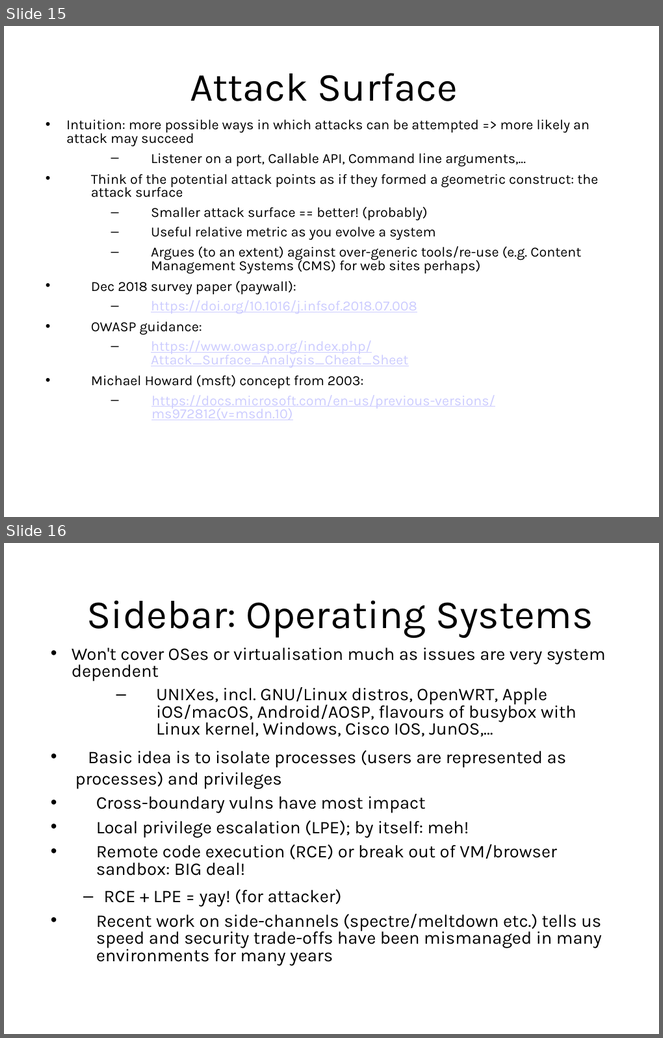
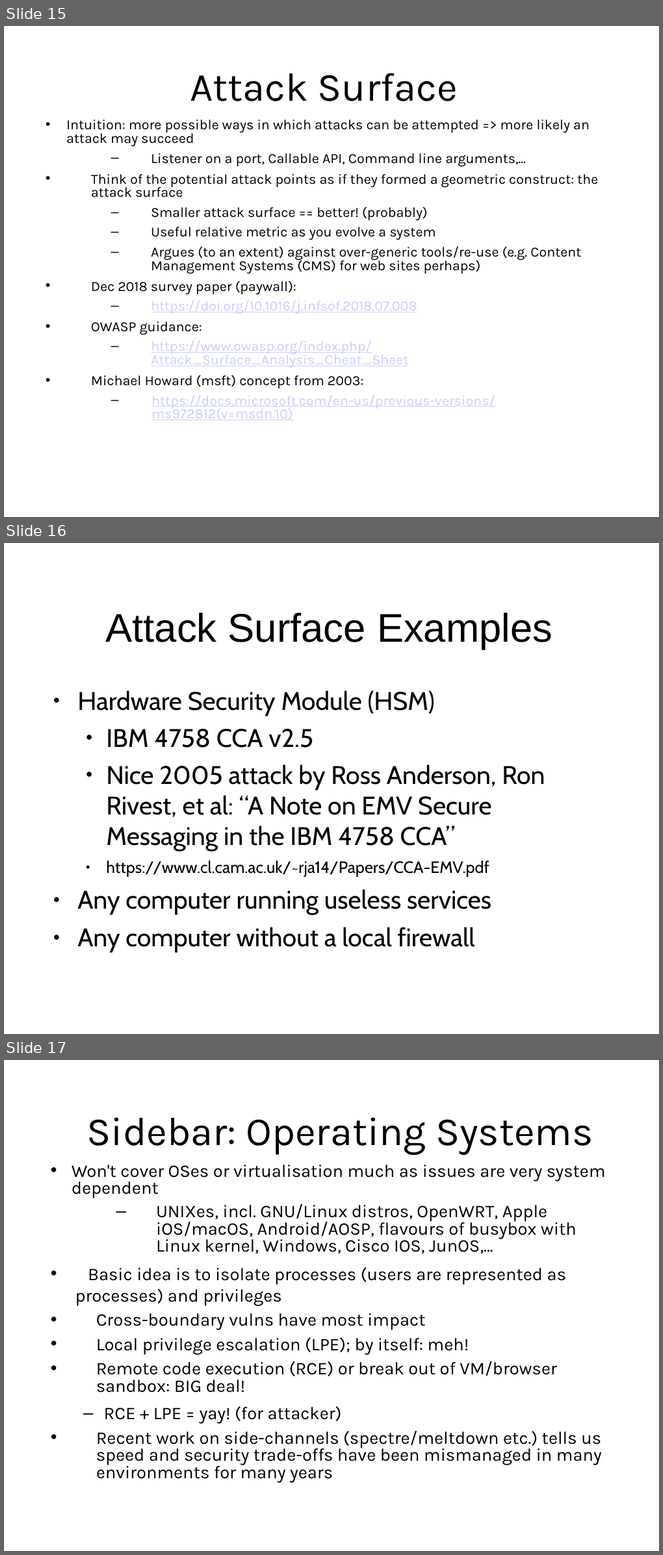
Before and after one commit to sftcd/cs7053, a slide deck: 2022lectures/02-concepts.odp. Shown one above the other, each under a label of ours: slides 15 and 16 before the commit, slides 15, 16 and 17 after it. The pictures are 663x1038 and 663x1555 pixels, drawn with LibreOffice and Linux fonts; fonts in the diff are those of the drawing. Boxes give left, top, right and bottom in pixels: in the first picture for what was removed or moved away, otherwise in the second. Text is boxed around its words. In the diff, an @@ line names an element or a change of style, - is before the commit and + after.

Commit message:
attack surface examples

```diff
--- a/2022lectures/02-concepts.odp
+++ b/2022lectures/02-concepts.odp
@@ slide 16 added at (x1=4, y1=543, x2=659, y2=1034), background #FFFFFF @@
@@ title added at (x1=106, y1=613, x2=553, y2=649), 44 pt, text #000000 @@
+Attack Surface Examples
@@ text added at (x1=77, y1=691, x2=545, y2=953), 28 pt, text #000000 @@
+● Hardware Security Module (HSM)
+  ● IBM 4758 CCA v2.5
+  ● Nice 2005 attack by Ross Anderson, Ron Rivest, et al: “A Note on EMV Secure Messaging in the IBM 4758 CCA”
+  ● https://www.cl.cam.ac.uk/~rja14/Papers/CCA-EMV.pdf
+● Any computer running useless services
+● Any computer without a local firewall
@@ what was slide 16 is now slide 17 @@
```
Also in this commit, not shown: 4 other files.
